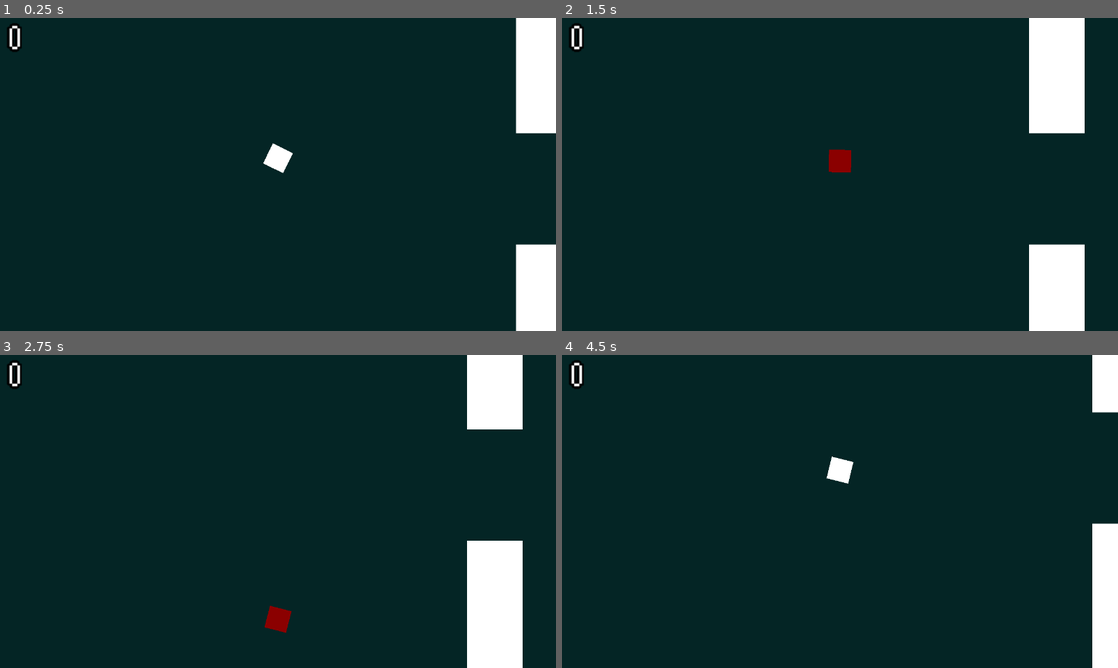
Above: before the commit, frames 1-4 (two rows, left to right).
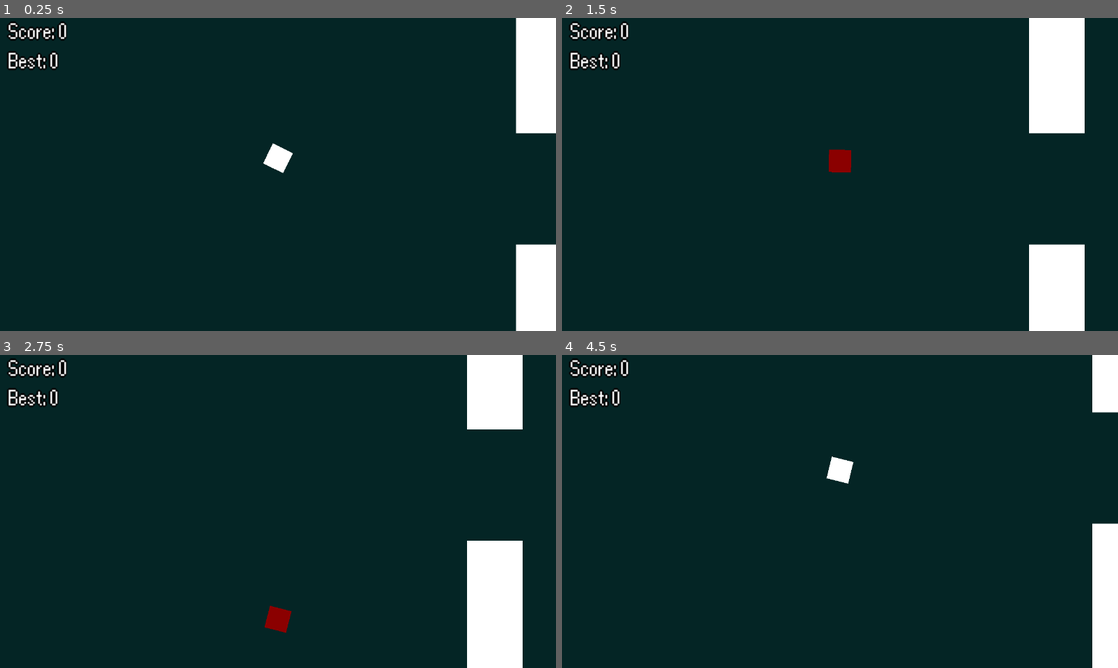
Above: after the commit, the same moments.

Repository: Nabil080/flappy-square
Game: Godot game, scene res://core/game.tscn
Two runs of this game, one before a commit and one after it. Both use one fixed random seed, a clock stepped at 60 frames per second and the inputs below.
Inputs:
- Up to frame 1 (0.25 s): no input
- Up to frame 2 (1.5 s): tap Space (flap) at 0.77, 1.07 s
- Up to frame 3 (2.75 s): tap Space (flap) at 1.52, 1.82 s; click "Restart" at 2 s
- Up to frame 4 (4.5 s): tap Enter at 3.5 s; tap Space (flap) at 3.77, 4.07 s; click "Restart" at 4.25 s

The runs differ from the first frame. In frame 1, 0.9% of the frame differs, in the area x 1-12%, y 1-17%; in frame 2, 0.9%; in frame 3, 0.9%; in frame 4, 0.9%.

Commit message:
best score saving/loading

Diff:
--- a/core/game.gd
+++ b/core/game.gd
@@ -1,17 +1,61 @@
 extends Node2D
+
+const SAVE_PATH := "user://savegame.json"
 
 @onready var game_over_menu: Control = $UI/GameOverMenu
 @onready var score_label: Label = $UI/Score
 var score := 0
+var best_score := 0
+
+
+func _ready() -> void:
+	_load_data()
+	_update_ui()
+
 
 func _on_player_is_dead() -> void:
 	get_tree().paused = true
-	await get_tree().create_timer(1).timeout
+	await get_tree().create_timer(1.0).timeout
 	game_over_menu.show()
+	_save_data()
+
 
 func _on_pipe_manager_player_entered() -> void:
 	score += 1
 	_update_ui()
 
-func _update_ui():
-	score_label.text = str(score)
+
+func _update_ui() -> void:
+	score_label.text = "Score: %d\nBest: %d" % [score, best_score]
+
+
+func _save_data() -> void:
+	# Only save if it’s a new best score
+	if score < best_score:
+		return
+	best_score = score
+	var data := {"best_score": best_score}
+	var file := FileAccess.open(SAVE_PATH, FileAccess.WRITE)
+	if file:
+		file.store_string(JSON.stringify(data))
+		file.close()
+
+
+func _load_data() -> void:
+	if not FileAccess.file_exists(SAVE_PATH):
+		best_score = 0
+		return
+
+	var file := FileAccess.open(SAVE_PATH, FileAccess.READ)
+	if not file:
+		best_score = 0
+		return
+
+	var content := file.get_as_text()
+	file.close()
+
+	var result = JSON.parse_string(content)
+	if typeof(result) == TYPE_DICTIONARY and result.has("best_score"):
+		best_score = result["best_score"]
+	else:
+		best_score = 0
--- a/core/game.tscn
+++ b/core/game.tscn
@@ -37,9 +37,11 @@
 offset_right = 11.0
 offset_bottom = 21.0
 theme_override_colors/font_outline_color = Color(0, 0, 0, 1)
-theme_override_constants/outline_size = 5
+theme_override_constants/outline_size = 3
 theme_override_fonts/font = ExtResource("2_a04qp")
-text = "0"
+theme_override_font_sizes/font_size = 11
+text = "Score: 00
+Best: 00"
 
 [node name="GameOverMenu" parent="UI" instance=ExtResource("3_sjcnv")]
 process_mode = 2
